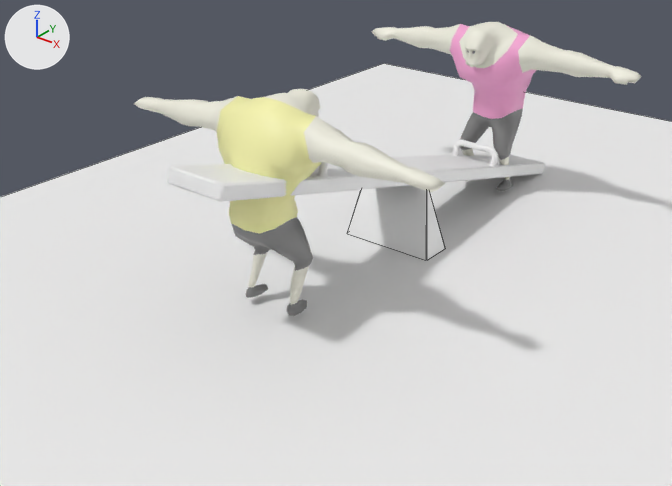
One commit to the FBX model _Projet/Sources/SeaSaw.fbx: the scene before it, then after it.
Both versions are drawn from a 50 mm lens placed at (3.54, -5.11, 2.99), pointed at (-0.09, -0.57, 0.17). The lights are fixed; the arrows at upper left show +X, +Y and +Z. Mesh edges are drawn as thin lines on the coarser meshes. Where no turn or scale is listed for an object, it has been applied to the vertices.

The older version as bpy lines, for what is in view:
```python
me_mesh = bpy.data.meshes.new('Mesh')
me_mesh.from_pydata(...)  # 706 vertices, 744 faces; spans x -73.6..73.4, y -42.2..42.1, z -20.8..21.1
# faces by material slot: [334, 308, 102]
me_mesh.materials.append(mat_peau)  # white #f0efe1
me_mesh.materials.append(mat_pants)  # grey #818181
me_mesh.materials.append(mat_marcel)  # beige #f7f5ae
me_mesh_002 = bpy.data.meshes.new('Mesh.002')
me_mesh_002.from_pydata(...)  # 24 vertices, 26 faces; spans x -0.21..0.22, y -1.94..1.94, z -0.56..0.56
me_mesh_002.materials.append(mat_shadertest)  # white #f1f1f1
me_mesh_004 = bpy.data.meshes.new('Mesh.004')
me_mesh_004.from_pydata(...)  # 16 vertices, 12 faces; spans x -0.35..0.369, y -0.125..0.125, z -0.2..0.303
me_mesh_004.materials.append(mat_shadertest)  # white #f1f1f1
ob_axe = bpy.data.objects.new('Axe', me_mesh_004)
ob_axe.location = (0.0, 0.0, 0.205)
ob_grug_mesh2 = bpy.data.objects.new('Grug_mesh2', me_mesh)
ob_grug_mesh2.location = (-0.01, -1.219, 0.725)
ob_grug_mesh2.rotation_euler = (1.571, 0.0, 3.142)  # degrees (90, 0, 180)
ob_grug_mesh2.scale = (0.016, 0.016, 0.016)
ob_plank = bpy.data.objects.new('Plank', me_mesh_002)
ob_plank.location = (0.0, 0.0, 0.557)
# also in view: 'Ground' at (0.0, 0.0, 0.0); 'Grug_mesh' at (0.01, 1.23, 0.72)
```
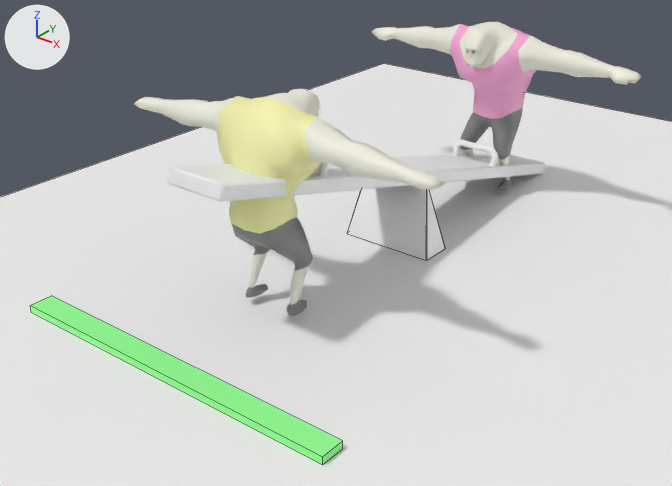
Changed parts and their boxes [x1, y1, x2, y2] in the pictures (672 x 486 px):
'feedback', added (green): after [30, 296, 343, 465]

Patch to the scene script:
```diff
--- a/_Projet/Sources/SeaSaw.fbx.py
+++ b/_Projet/Sources/SeaSaw.fbx.py
@@ mat_mat @@
+mat_mat = principled_material('Mat')
+mat_mat.base_color = (0.282, 1.0, 0.282)  # green #91ff91
@@ me_mesh_1 @@
+me_mesh_1.from_pydata([(-1.2, -0.08, -0.02), (-1.2, -0.08, 0.03), (1.2, -0.08, -0.02), (1.2, -0.08, 0.03), (1.2, 0.08, -0.03), (1.2, 0.08, 0.02), (-1.2, 0.08, -0.03), (-1.2, 0.08, 0.02)], [], [(2, 3, 1, 0), (4, 5, 3, 2), (6, 7, 5, 4), (0, 1, 7, 6), (3, 5, 7, 1), (4, 2, 0, 6)])
+me_mesh_1.materials.append(mat_mat)  # green #91ff91
@@ ob_feedback @@
+ob_feedback = bpy.data.objects.new('feedback', me_mesh_1)
+ob_feedback.location = (0.0, -2.213, 0.026)
```
